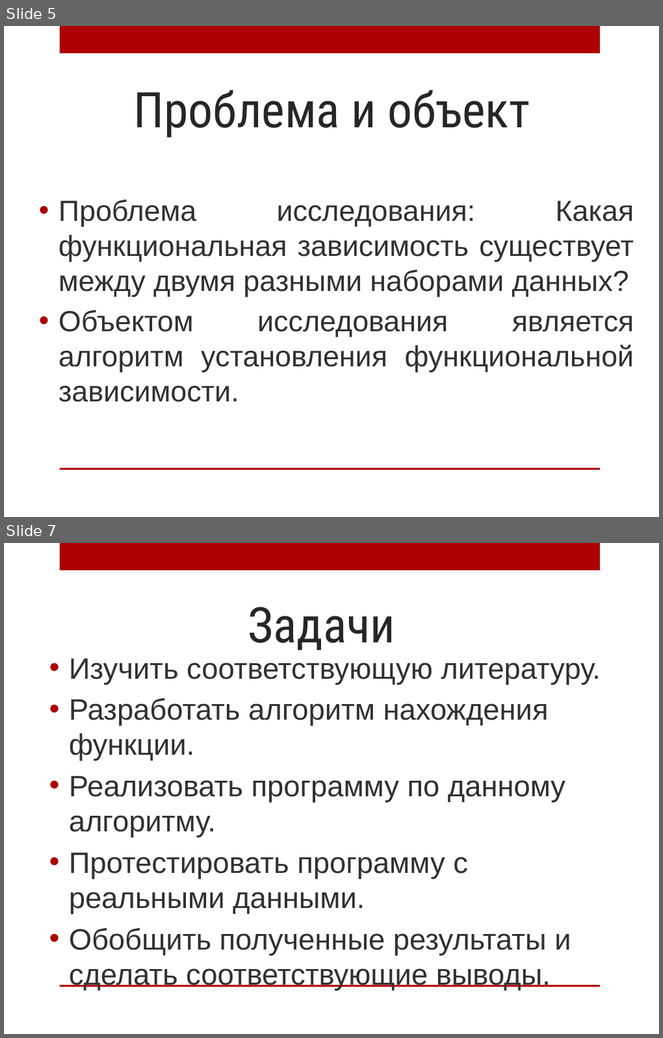
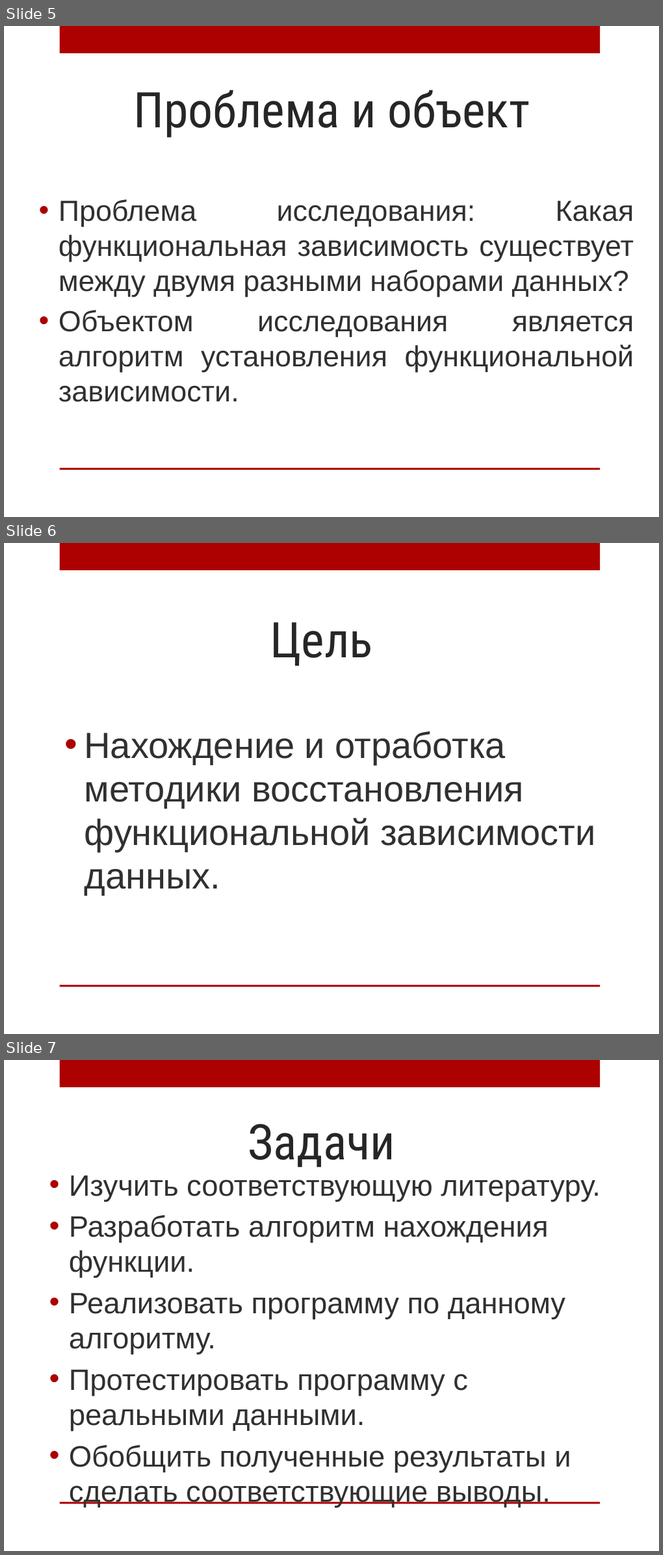
Before and after one commit to AnnaIbakaeva/Genetic, a slide deck: Предзащита.pptx. Shown one above the other, each under a label of ours: slides 5 and 7 before the commit, slides 5, 6 and 7 after it; the slides between them are not shown. The pictures are 663x1038 and 663x1555 pixels, drawn with LibreOffice and Linux fonts; fonts in the diff are those of the drawing; background and template pictures are left out. Boxes give left, top, right and bottom in pixels: in the first picture for what was removed or moved away, otherwise in the second. Text is boxed around its words. In the diff, an @@ line names an element or a change of style, - is before the commit and + after.

```diff
--- a/Предзащита.pptx
+++ b/Предзащита.pptx
@@ slide 6 added at [4,543,659,1034], background picture (left out); not listed: 2 template elements that a slide beside it also shows @@
@@ title added at [270,622,373,666], 54 pt, text #262626 @@
+Цель
@@ text added at [85,731,596,895], 40 pt, text #303030 @@
+• Нахождение и отработка методики восстановления функциональной зависимости данных.
```
Also in this commit, not shown: 3 slides changed, 1 other slide added, 1 slide removed, 2 other files.
